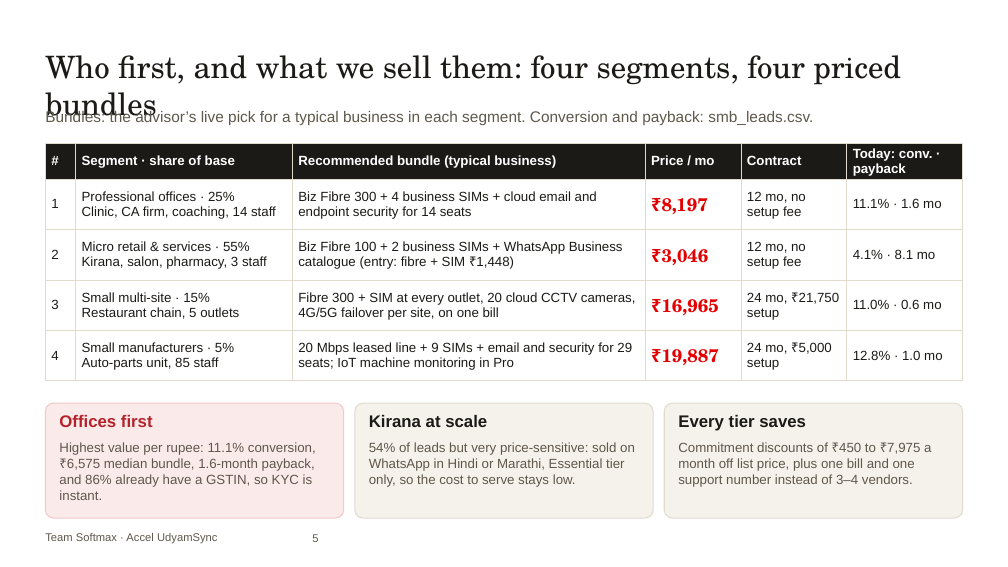
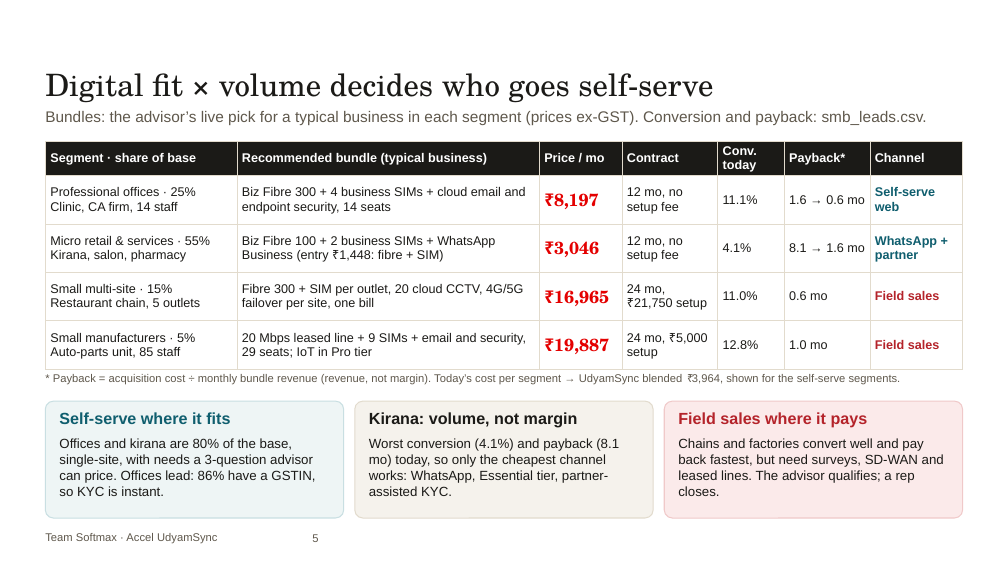
Before and after one commit to ac265640/UdyamSync, a slide deck: slide 5 of submission/UdyamSync_Submission.pptx. Drawn at 1008x567 pixels with LibreOffice and Linux fonts; fonts in the diff are those of the drawing; background and template pictures are left out. Boxes give left, top, right and bottom in pixels: in the first picture for what was removed or moved away, otherwise in the second. Text is boxed around its words. In the diff, an @@ line names an element or a change of style, - is before the commit and + after.

```diff
--- a/submission/UdyamSync_Submission.pptx
+++ b/submission/UdyamSync_Submission.pptx
@@ text at [45,73,713,103]: text changed @@
-Who first, and what we sell them: four segments, four priced bundles
+Digital fit × volume decides who goes self-serve
@@ text at [45,111,927,125]: text changed @@
-Bundles: the advisor’s live pick for a typical business in each segment. Conversion and payback: smb_leads.csv.
+Bundles: the advisor’s live pick for a typical business in each segment (prices ex-GST). Conversion and payback: smb_leads.csv.
@@ table at [45,141,963,363] @@
-column 1: # | 1 | 2 | 3 | 4
-column 2: Segment · share of base | Professional offices · 25% / Clinic, CA firm, coaching, 14 staff | Micro retail & services · 55% / Kirana, salon, pharmacy, 3 staff | Small multi-site · 15% / Restaurant chain, 5 outlets | Small manufacturers · 5% / Auto-parts unit, 85 staff
-column 3: Recommended bundle (typical business) | Biz Fibre 300 + 4 business SIMs + cloud email and endpoint security for 14 seats | Biz Fibre 100 + 2 business SIMs + WhatsApp Business catalogue (entry: fibre + SIM ₹1,448) | Fibre 300 + SIM at every outlet, 20 cloud CCTV cameras, 4G/5G failover per site, on one bill | 20 Mbps leased line + 9 SIMs + email and security for 29 seats; IoT machine monitoring in Pro
+column 1: Segment · share of base | Professional offices · 25% / Clinic, CA firm, 14 staff | Micro retail & services · 55% / Kirana, salon, pharmacy | Small multi-site · 15% / Restaurant chain, 5 outlets | Small manufacturers · 5% / Auto-parts unit, 85 staff
+column 2: Recommended bundle (typical business) | Biz Fibre 300 + 4 business SIMs + cloud email and endpoint security, 14 seats | Biz Fibre 100 + 2 business SIMs + WhatsApp Business (entry ₹1,448: fibre + SIM) | Fibre 300 + SIM per outlet, 20 cloud CCTV, 4G/5G failover per site, one bill | 20 Mbps leased line + 9 SIMs + email and security, 29 seats; IoT in Pro tier
-column 6: Today: conv. · payback | 11.1% · 1.6 mo | 4.1% · 8.1 mo | 11.0% · 0.6 mo | 12.8% · 1.0 mo
+column 5: Conv. today | 11.1% | 4.1% | 11.0% | 12.8%
+column 6: Payback* | 1.6 → 0.6 mo | 8.1 → 1.6 mo | 0.6 mo | 1.0 mo
+column 7: Channel | Self-serve web | WhatsApp + partner | Field sales | Field sales
@@ text added at [53,374,901,384], 8 pt, text #5F584C @@
+* Payback = acquisition cost ÷ monthly bundle revenue (revenue, not margin). Today’s cost per segment → UdyamSync blended ₹3,964, shown for the self-serve segments.
@@ rounded rectangle at [45,401,344,518]: fill #FBEAEA to #EEF5F5; outline #F0C9C9 0.75 pt to #C9DFE2 0.75 pt; proportions changed @@
@@ text removed at [59,415,153,427] @@
-Offices first
@@ text added at [59,412,230,424], 11.5 pt, text #0F5E6E, bold @@
+Self-serve where it fits
@@ rounded rectangle at [355,401,653,518]: proportions changed @@
@@ text at [369,412,578,428]: text changed; size 9.5 to 11.5 pt; text colour #5F584C to #1B1A17; bold on @@
-54% of leads but very price-sensitive: sold on WhatsApp in Hindi or Marathi, Essential tier only, so the cost to serve stays low.
+Kirana: volume, not margin
@@ text removed at [369,415,487,427] @@
-Kirana at scale
@@ rounded rectangle at [664,401,963,518]: fill #F5F2EC to #FBEAEA; outline #E2DBCD 0.75 pt to #F0C9C9 0.75 pt; proportions changed @@
@@ text at [678,412,868,428]: text changed; size 9.5 to 11.5 pt; text colour #5F584C to #B4232A; bold on @@
-Commitment discounts of ₹450 to ₹7,975 a month off list price, plus one bill and one support number instead of 3–4 vendors.
+Field sales where it pays
@@ text removed at [678,415,806,431] @@
-Every tier saves
@@ text at [59,438,315,496]: text changed; text colour #5F584C to #1B1A17 @@
-Highest value per rupee: 11.1% conversion, ₹6,575 median bundle, 1.6-month payback, and 86% already have a GSTIN, so KYC is instant.
+Offices and kirana are 80% of the base, single-site, with needs a 3-question advisor can price. Offices lead: 86% have a GSTIN, so KYC is instant.
@@ text added at [369,438,619,496], 9.5 pt, text #1B1A17 @@
+Worst conversion (4.1%) and payback (8.1 mo) today, so only the cheapest channel works: WhatsApp, Essential tier, partner-assisted KYC.
@@ text added at [678,438,944,496], 9.5 pt, text #1B1A17 @@
+Chains and factories convert well and pay back fastest, but need surveys, SD-WAN and leased lines. The advisor qualifies; a rep closes.
```
Also in this commit, not shown: 7 other slides changed, 1 slide added, 1 slide removed, 16 other files.
